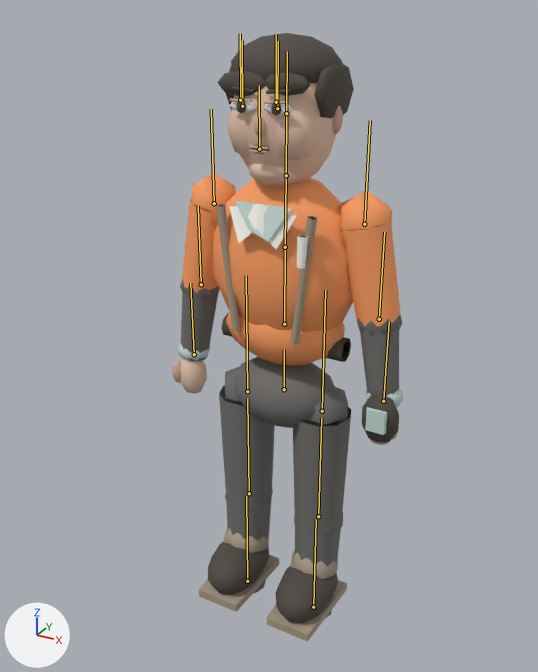
Before and after pictures for a commit that changed the glTF model art/atlas/characters/atlas-walker-v1/atlas-walker-v1.glb.
Before and after are seen from a 50 mm camera at (0.913, -1.753, 1.815) aimed at (-0.066, 0.026, 0.925). The axes (+X, +Y, +Z) are drawn at lower left. The lights are the same throughout. The picture after the commit comes second. The bones that change, and the others that lie on the model, are drawn over the model as lines.

Names of what the first picture shows: 'AtlasWalker_Mesh'.
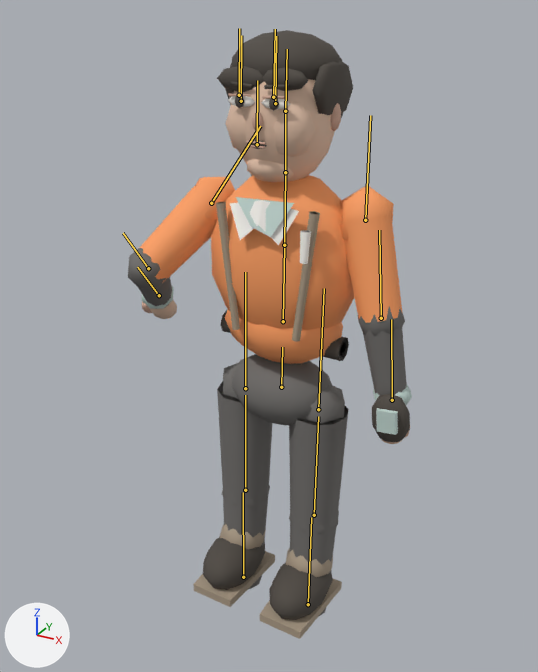
The newer file adds an action. The first version stands in its rest pose; the second is drawn at frame 36 of the action 'Atlas_Talk'.

Pixel boxes (x1, y1, x2, y2) of what changed, in the pictures (538 x 672 px):
'AtlasWalker_Mesh', posed (23% wider): before (172, 33, 403, 642); after (128, 30, 412, 639)
bone 'hips', root to tip: before (284, 389) to (284, 349); after (281, 387) to (282, 347)
bone 'chest', root to tip: before (285, 247) to (286, 175); after (284, 245) to (285, 172)
bone 'head', root to tip: before (286, 113) to (287, 51); after (285, 111) to (287, 49)
bone 'upper_arm.L', root to tip: before (364, 224) to (370, 120); after (365, 220) to (370, 115)
bone 'lower_arm.L', root to tip: before (379, 319) to (384, 232); after (381, 318) to (379, 230)
bone 'upper_arm.R', root to tip: before (214, 203) to (211, 109); after (211, 203) to (260, 126)
bone 'lower_arm.R', root to tip: before (201, 284) to (198, 206); after (148, 268) to (123, 233)

What the commit changed:
Bone 'hips' (bone_hips) moves from (0.0, 0.0, 0.0) to (-0.008, 0.006, 0.0).
Bone 'hips' (bone_hips) turns from (0, 0, 0) to (0, -2, -1) degrees about its own x, y and z.
Bone 'chest' (bone_chest) turns from (0, 0, 0) to (-1, 4, 1) degrees about its own x, y and z.
Bone 'head' (bone_head) turns from (0, 0, 0) to (-1, -3, -1) degrees about its own x, y and z.
Bone 'upper_arm.L' (bone_upper_arm_l) turns from (0, 0, 0) to (-8, 0, 3) degrees about its own x, y and z.
Bone 'lower_arm.L' (bone_lower_arm_l) turns from (0, 0, 0) to (12, 0, 0) degrees about its own x, y and z.
Bone 'upper_arm.R' (bone_upper_arm_r) turns from (0, 0, 0) to (-32, 0, -23) degrees about its own x, y and z.
Bone 'lower_arm.R' (bone_lower_arm_r) turns from (0, 0, 0) to (80, 0, 10) degrees about its own x, y and z.
